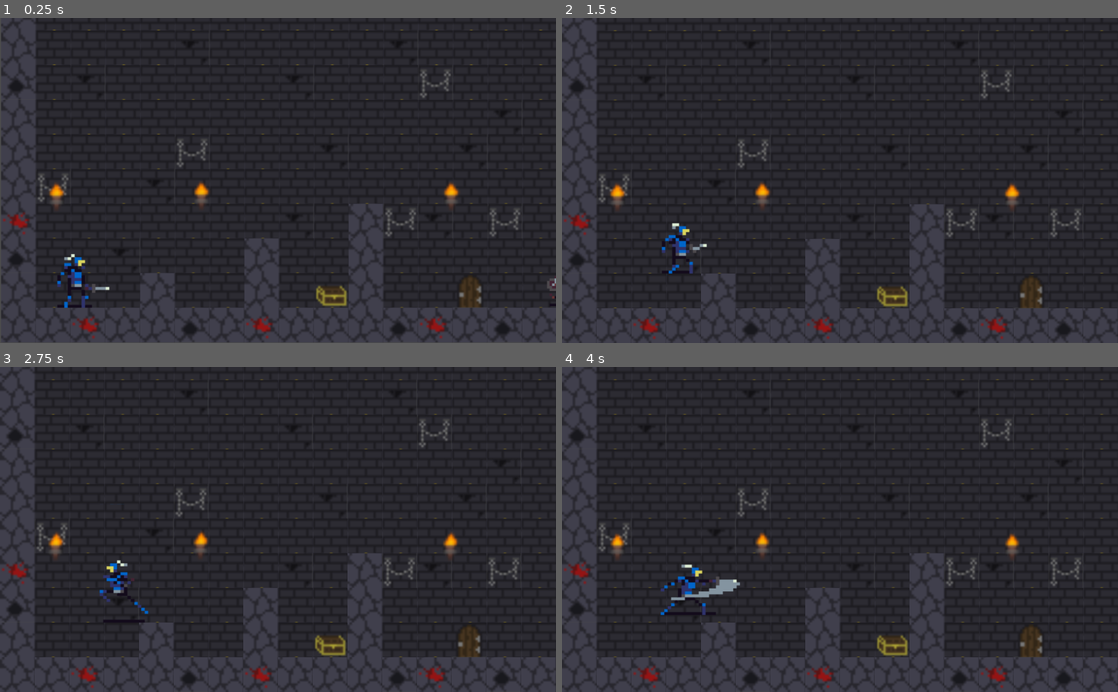
Above: before the commit, frames 1-4 (two rows, left to right).
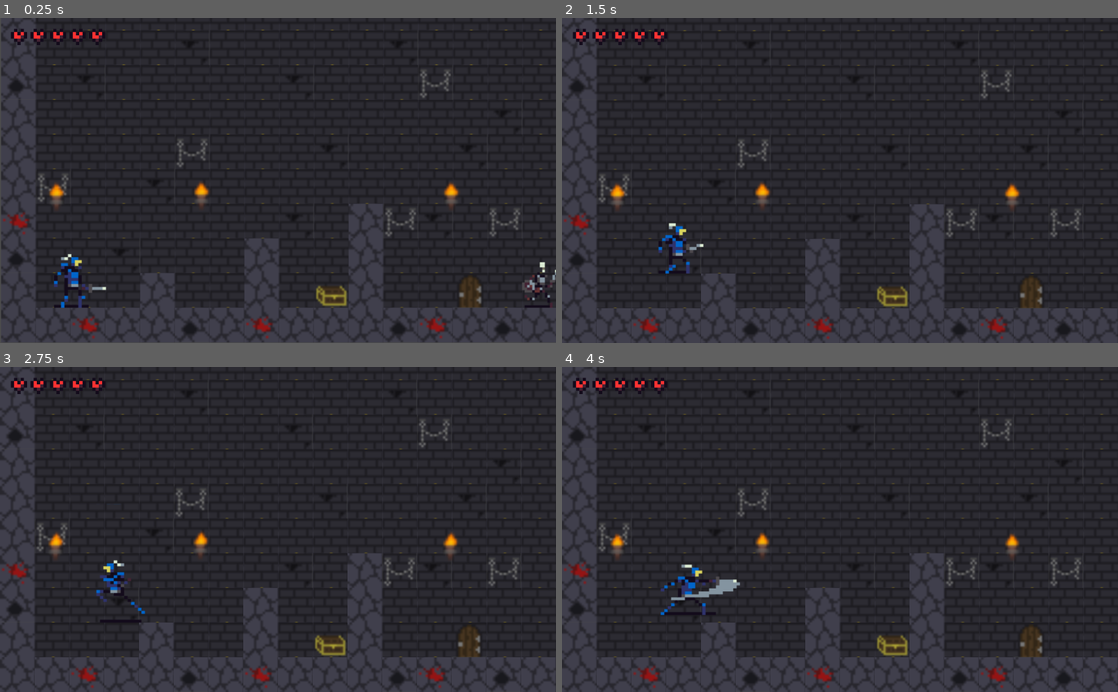
Above: after the commit, the same moments.

Repository: DEDaWil/game_heh
Game: Godot game, scene res://scenes/level.tscn
Two runs of this game, one before a commit and one after it. Both use one fixed random seed, a clock stepped at 60 frames per second and the inputs below.
Inputs (mouse positions are in pixels of both pictures, inside the frame that each line leads up to):
- Up to frame 1 (0.25 s): no input
- Up to frame 2 (1.5 s): move the mouse to (962, 164) at 0.52 s; hold D (player_right) from 0.53 s (still down); click (962, 164) at 0.6 s; tap W (player_up) at 0.77 s; move the mouse to (728, 196) at 1.27 s; click (728, 196) at 1.35 s
- Up to frame 3 (2.75 s): tap W (player_up) at 1.52 s; move the mouse to (333, 458) at 2.02 s; release D (player_right) at 2.03 s; hold A (player_left) from 2.03 s (still down); click (333, 458) at 2.1 s
- Up to frame 4 (4 s): move the mouse to (812, 594) at 2.77 s; release A (player_left) at 2.78 s; hold D (player_right) from 2.78 s (still down); click (812, 594) at 2.85 s; tap W (player_up) at 3.02, 3.77 s; move the mouse to (1006, 578) at 3.52 s; click (1006, 578) at 3.6 s

The runs differ from the first frame. In frame 1, 1.1% of the frame differs, in the area x 2-100%, y 3-90%; in frame 2, 0.8%; in frame 3, 0.7%; in frame 4, 0.3%.

Commit message:
add hud with health

Diff:
--- /dev/null
+++ b/scenes/HUD.tscn
@@ -0,0 +1,22 @@
+[gd_scene load_steps=3 format=2]
+
+[ext_resource path="res://assets/tilesets/HUD/health.png" type="Texture" id=1]
+[ext_resource path="res://assets/tilesets/HUD/health_full.png" type="Texture" id=2]
+
+[node name="Control" type="Control"]
+margin_right = 40.0
+margin_bottom = 40.0
+__meta__ = {
+"_edit_use_anchors_": false
+}
+
+[node name="Health" type="TextureProgress" parent="."]
+margin_right = 40.0
+margin_bottom = 40.0
+max_value = 5.0
+value = 5.0
+texture_under = ExtResource( 1 )
+texture_progress = ExtResource( 2 )
+__meta__ = {
+"_edit_use_anchors_": false
+}
--- a/scenes/level.tscn
+++ b/scenes/level.tscn
@@ -1,13 +1,20 @@
-[gd_scene load_steps=7 format=2]
+[gd_scene load_steps=8 format=2]
 
 [ext_resource path="res://scenes/terrain.tres" type="TileSet" id=1]
 [ext_resource path="res://scenes/player.tscn" type="PackedScene" id=2]
 [ext_resource path="res://scenes/skeleton.tscn" type="PackedScene" id=3]
 [ext_resource path="res://scenes/torch.tscn" type="PackedScene" id=4]
 [ext_resource path="res://scripts/camera.gd" type="Script" id=5]
-[ext_resource path="res://assets/tilesets/level/06castle2.wav" type="AudioStream" id=6]
+[ext_resource path="res://assets/audio/music/level/06castle2.wav" type="AudioStream" id=6]
+[ext_resource path="res://scenes/HUD.tscn" type="PackedScene" id=7]
 
 [node name="Node" type="Node"]
+
+[node name="CanvasLayer" type="CanvasLayer" parent="."]
+offset = Vector2( 20, 20 )
+transform = Transform2D( 1, 0, 0, 1, 20, 20 )
+
+[node name="HUD" parent="CanvasLayer" instance=ExtResource( 7 )]
 
 [node name="Terrain" type="TileMap" parent="."]
 scale = Vector2( 4, 4 )
@@ -50,13 +57,13 @@
 scale = Vector2( 4, 4 )
 
 [node name="Player" parent="." instance=ExtResource( 2 )]
-position = Vector2( 133.989, 451.072 )
+position = Vector2( 128, 464 )
 scale = Vector2( 4, 4 )
 z_index = 1
 run_speed = 400
 
 [node name="Skeleton" parent="." instance=ExtResource( 3 )]
-position = Vector2( 966.138, 248.817 )
+position = Vector2( 937.51, 481.888 )
 scale = Vector2( 4, 4 )
 z_index = 1
 
@@ -72,7 +79,7 @@
 smoothing_speed = 10.0
 script = ExtResource( 5 )
 
-[node name="AudioStreamPlayer" type="AudioStreamPlayer" parent="."]
+[node name="Music" type="AudioStreamPlayer" parent="."]
 stream = ExtResource( 6 )
 volume_db = -9.087
 autoplay = true
--- a/scenes/skeleton.tscn
+++ b/scenes/skeleton.tscn
@@ -36,23 +36,22 @@
 }
 
 [sub_resource type="RectangleShape2D" id=3]
-extents = Vector2( 8.04922, 12.6257 )
+extents = Vector2( 8.04922, 11 )
 
 [node name="skeleton" type="KinematicBody2D"]
 position = Vector2( 7.02469, 11.3476 )
 script = ExtResource( 2 )
 
 [node name="Sprite" type="Sprite" parent="."]
-position = Vector2( 4.39027, 56.2372 )
 scale = Vector2( 0.291809, 0.291809 )
 texture = ExtResource( 1 )
 hframes = 8
-frame = 7
+frame = 4
 
 [node name="AnimationPlayer" type="AnimationPlayer" parent="."]
 anims/death = SubResource( 1 )
 anims/walk = SubResource( 2 )
 
 [node name="CollisionShape2D" type="CollisionShape2D" parent="."]
-position = Vector2( 5.85762, 67.5112 )
+position = Vector2( 0.97531, 12.3394 )
 shape = SubResource( 3 )
Binary file added: assets/tilesets/HUD/health.png
Binary file added: assets/tilesets/HUD/health_full.png
Not shown, added: assets/audio/music/level/06castle2.wav
